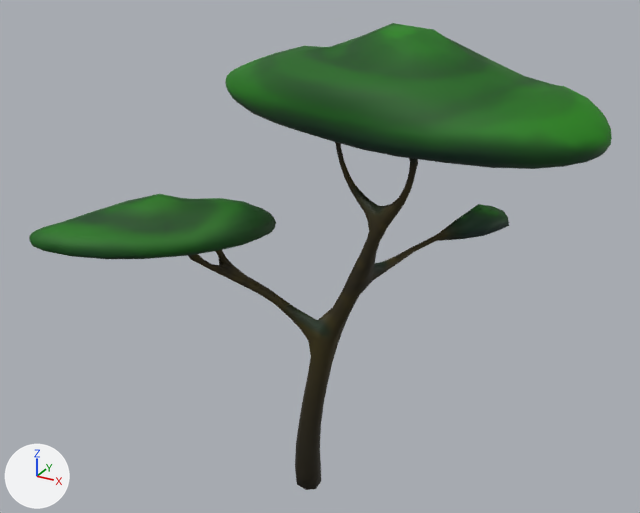
Before and after pictures for a commit that changed the FBX model UOP1_Project/Assets/Art/Nature/FlatTree/FlatTree.fbx.
The view is the same before and after, from a camera (50 mm lens) standing at (5.19, -9.07, 7.97) and looking at (0.15, 0.1, 3.39). Lighting does not change. The marker at lower left points along +X, +Y and +Z. Where no turn or scale is listed for an object, it has been applied to the vertices.

Objects in the first picture: 'FlatTree'.
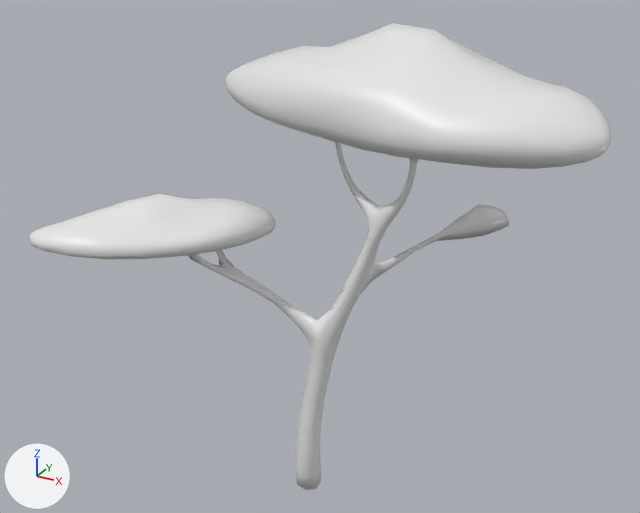
The newer file is also rescaled (x1.27) as a whole; pictures and numbers use the older file's frame.

Changed parts and their boxes [x1, y1, x2, y2] in the pictures (640 x 513 px):
'FlatTree', recoloured (green to white): [29, 23, 612, 490] in both

The change in detail:
Material 'Vertex' (mat_vertex) is new.
Its base color is (0.8, 0.8, 0.8) (white #e7e7e7).
Its roughness is 0.4.
me_flattree_001 has 915 vertices, 951 faces and spans x -2.93..3.55, y -1.98..2.01, z -0.21..6.3.
me_flattree_001 no longer uses material mat_defaultmat_001 (picture img_flattree_bmp).
me_flattree_001 now uses material mat_vertex (white #e7e7e7).
